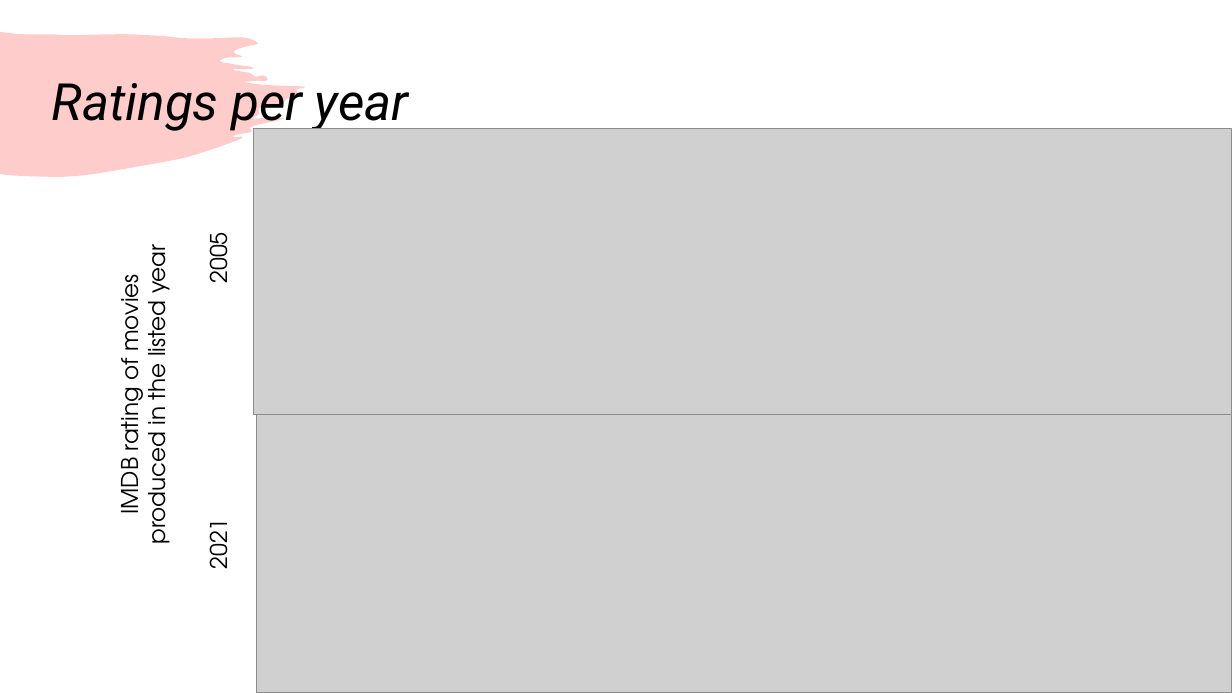
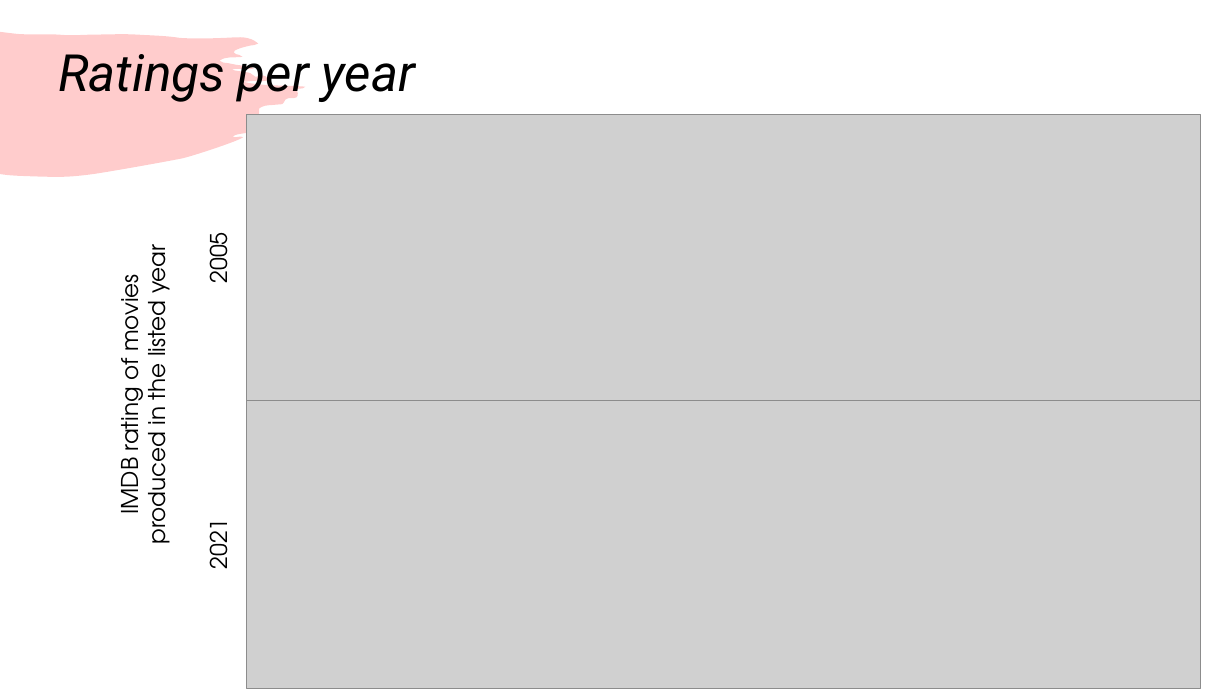
Before and after one commit to Kevinle76/NetFlix, a slide deck: slide 15 of Project_1.pptx. Drawn at 1232x693 pixels with LibreOffice and Linux fonts; fonts in the diff are those of the drawing; grey boxes stand for pictures. Boxes give left, top, right and bottom in pixels: in the first picture for what was removed or moved away, otherwise in the second. Text is boxed around its words. In the diff, an @@ line names an element or a change of style, - is before the commit and + after.

```diff
--- a/Project_1.pptx
+++ b/Project_1.pptx
@@ title "Ratings per year": place and size @@
-title "Ratings per year" at [52, 73, 408, 133]
+title "Ratings per year" at [58, 44, 415, 104]
@@ picture: place and size @@
-picture at [253, 128, 1232, 414]
+picture at [247, 115, 1201, 400]
@@ picture: place and size @@
-picture at [256, 415, 1232, 693]
+picture at [247, 400, 1201, 689]
```
Also in this commit, not shown: 7 other slides changed, 15 other files.
